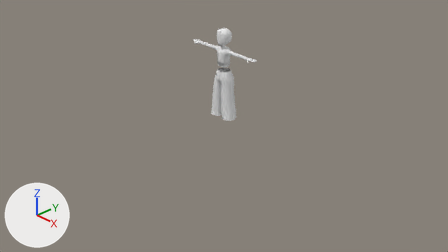
A saved change to the Blender file Assets/Objects/Player/Model/player.blend.
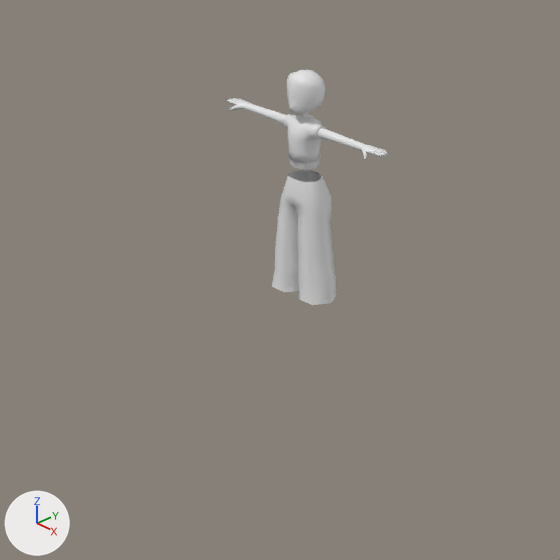
There are two pictures of each version: one from the file's camera 'Camera', one close up on the part from 23% to 72% of the width and 0% to 88% of the height. The lights are fixed; the arrows at lower left show +X, +Y and +Z.
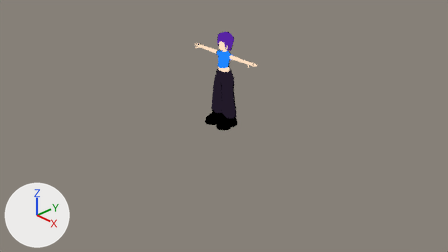
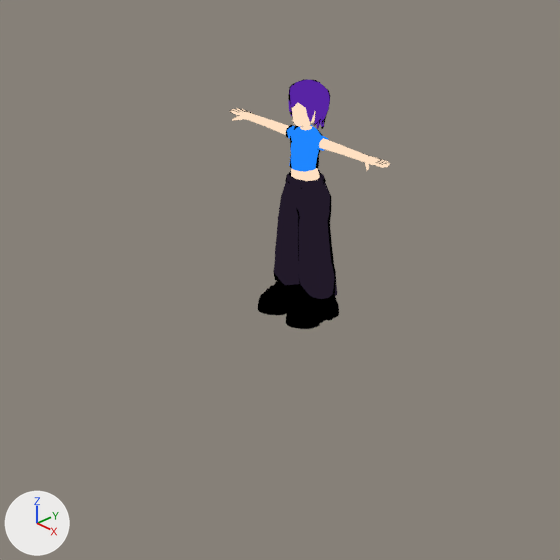
Commit message: player model

Changed parts and their boxes [x1, y1, x2, y2] in the close-ups (560 x 560 px):
'Cylinder.001', reshaped, moved, modifiers changed
    before: [272, 170, 337, 305]
    after: [273, 170, 337, 301]
'Cylinder.002', added
    after: [230, 103, 390, 181]
    faces in mat_skin: [230, 103, 390, 181]
    faces in mat_top: [286, 125, 328, 172]
'Cylinder', deleted
    before: [227, 98, 388, 170]
'Cube.001', added
    after: [258, 281, 339, 329]
'Cube', deleted
    before: [287, 70, 325, 115]
'hair', added
    after: [288, 79, 330, 129]

Diff of the bpy script that builds the scene:
```diff
--- a/Assets/Objects/Player/Model/player.blend.py
+++ b/Assets/Objects/Player/Model/player.blend.py
@@ mat_pants @@
+mat_pants = bpy.data.materials.new('pants')
+# nodes: Fresnel, Mix, OutputMaterial, ValToRGB
+# colours: black #221a29, blue #163c81, white #ffffff, black #000000
@@ mat_skin @@
+mat_skin = bpy.data.materials.new('skin')
+# nodes: Fresnel, Mix, OutputMaterial, ValToRGB
+# colours: brown #4b2734, beige #ffe0c2, white #ffffff, black #000000
@@ mat_top @@
+mat_top = bpy.data.materials.new('top')
+# nodes: Fresnel, Mix, OutputMaterial, ValToRGB
+# colours: dark blue #1d214b, blue #1f86ff, white #ffffff, black #000000
@@ mat_hair @@
+mat_hair = bpy.data.materials.new('hair')
+# nodes: Fresnel, Mix, OutputMaterial, ValToRGB
+# colours: dark purple #2d1455, purple #5824a4, white #ffffff, black #000000
@@ mat_boots @@
+mat_boots = bpy.data.materials.new('boots')
+# nodes: Fresnel, Mix, OutputMaterial, ValToRGB
+# colours: black #000000, black #222129, white #ffffff
@@ me_cylinder_002 @@
 # used by ob_cylinder_001; location = (0.0, 0.0, 0.0); scale = (0.0826, 0.0826, 0.0826)
-me_cylinder_002.from_pydata(...)  # 82 vertices, 82 faces; spans x 0.0..3.39, y -1.47..2.1, z 1.82..12.31
+me_cylinder_002.from_pydata(...)  # 334 vertices, 336 faces, 12 loose edges; spans x -3.28..3.28, y -1.55..1.98, z -5.18..5.46
+# me_cylinder_002 part 1: 82 vertices removed from x 0.0..3.39, y -1.47..2.1, z 1.82..12.31; 334 vertices added at x -3.28..3.28, y -1.55..1.98, z -5.18..5.46
+me_cylinder_002.materials.append(mat_pants)
@@ ob_cylinder @@
-ob_cylinder = bpy.data.objects.new('Cylinder', me_cylinder)
@@ ob_cylinder_001 @@
 ob_cylinder_001 = bpy.data.objects.new('Cylinder.001', me_cylinder_002)
-ob_cylinder_001.location = (0.0, 0.0, 0.0)
+ob_cylinder_001.location = (0.0, 0.01, 0.579)
 ob_cylinder_001.scale = (0.0826, 0.0826, 0.0826)
-_m = ob_cylinder_001.modifiers.new('Mirror', 'MIRROR')
-_m.use_clip = True
@@ ob_cube @@
-ob_cube = bpy.data.objects.new('Cube', me_cube_001)
@@ ob_cylinder_002 @@
+ob_cylinder_002 = bpy.data.objects.new('Cylinder.002', me_cylinder_004)  # 750 vertices, 768 faces; spans x -5.83..5.83, y -1.0..1.01, z -2.44..2.79
+ob_cylinder_002.location = (0.0, 0.022, 1.312)
+ob_cylinder_002.scale = (0.131, 0.131, 0.131)
@@ ob_hair @@
+ob_hair = bpy.data.objects.new('hair', me_cylinder_003)  # 56 vertices, 79 faces; spans x 0.0..0.98, y -1.21..0.86, z -1.69..0.9; modifiers MIRROR, SOLIDIFY
+ob_hair.location = (0.003, 0.05, 1.571)
+ob_hair.scale = (0.142, 0.142, 0.142)
@@ ob_cube_001 @@
+ob_cube_001 = bpy.data.objects.new('Cube.001', me_cube)  # 1104 vertices, 1180 faces; spans x -2.06..2.06, y -1.72..1.9, z -0.91..1.23
+ob_cube_001.location = (0.0, -0.073, 0.098)
+ob_cube_001.scale = (0.122, 0.122, 0.122)
```
